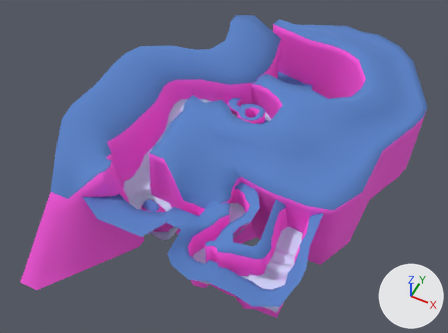
The FBX model SILA/Assets/Meshes/Terrain/NEW/ZoneTuto.FBX, before and after one commit.
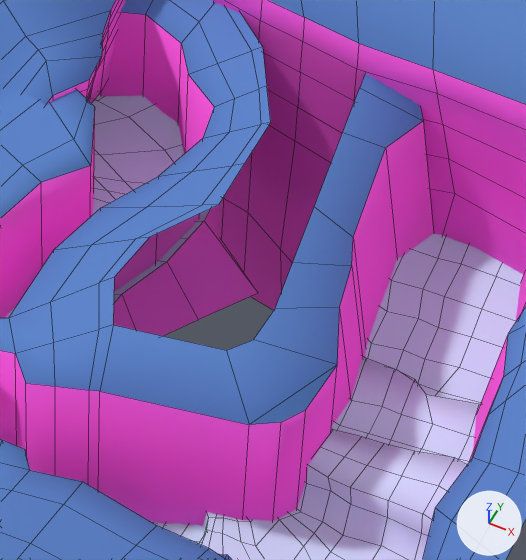
Each version appears first whole from a 50 mm camera at (526.0, -353.0, 381.0) aimed at (379.0, -59.0, 13.0), and next in a close-up on the part from 48% to 68% of the width and 56% to 85% of the height. Arrows for +X, +Y and +Z are at lower right; the lights stay in place. The close-ups show mesh edges as thin lines. Where no turn or scale is listed for an object, it has been applied to the vertices.

In view in the first close-up: 'ZoneTutoSol', 'ZoneTutoSol001'.
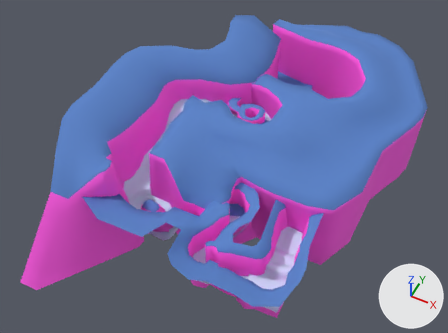
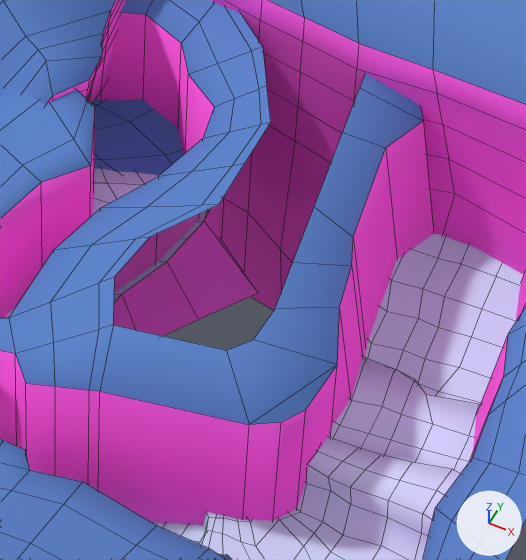
Boxes [x1, y1, x2, y2] around the edits, measured in the close-ups (526 x 560 px; the box of a moved part takes in the faces that stretch with it):
```json
{"object": "ZoneTutoSol", "change": "reshaped", "before": [5, 95, 523, 560], "after": [5, 169, 523, 560]}
{"part": 1, "of": "me_mesh", "change": "added", "after": [91, 98, 183, 175], "on screen": "blue"}
{"part": 2, "of": "me_mesh_001", "change": "cut back", "before": [91, 95, 210, 221], "after": [94, 169, 207, 221]}
{"part": 3, "of": "me_mesh_001", "change": "moved or reshaped", "before": [309, 429, 467, 519], "after": [309, 437, 460, 519]}
```

Edits to the scene script, one JSON object a line:
```json
{"block": "me_mesh_001", "where": "# used by ob_zonetutosol; location = (349.0, -107.6, 8.0)"}
{"block": "me_mesh_001", "where": "# verts and faces of me_mesh_001; kept vertices keep their numbers, new ones are numbered from 975"}
{"block": "me_mesh_001", "where": "# before: 363 (95.0, -20.0, 11.0), 364 (96.0, -21.0, 11.0), 365 (98.0, -21.0, 10.0) at pixel (320, 446), 366 (102.0, -21.0, 10.0) at pixel (344, 456), 367 (104.0, -21.0, 10.0) at pixel (367, 465)"}
{"block": "me_mesh_001", "where": "# before: 368 (109.0, -20.0, 10.0) at pixel (401, 475), 369 (113.0, -20.0, 10.0) at pixel (438, 485), 370 (115.0, -20.0, 10.0), 371 (117.0, -20.0, 10.0), 654 (115.0, -16.0, 10.0)"}
{"block": "me_mesh_001", "where": "# before: 655 (113.0, -15.0, 10.0) at pixel (454, 457), 656 (109.0, -17.0, 10.0) at pixel (414, 451), 657 (105.0, -17.0, 10.0) at pixel (384, 443), 658 (102.0, -18.0, 10.0) at pixel (361, 436), 659 (99.0, -18.0, 10.0) at pixel (333, 429)"}
{"op": "remove", "block": "me_mesh_001", "code": "me_mesh_001.from_pydata(...)  # 975 vertices, 779 faces; spans x -32.0..118.0, y -52.0..109.0, z -7.0..31.0"}
{"op": "add", "block": "me_mesh_001", "code": "me_mesh_001.from_pydata(...)  # 879 vertices, 715 faces; spans x -32.0..118.0, y -52.0..109.0, z -7.0..31.0"}
{"block": "me_mesh_001", "change": "me_mesh_001 part 2"}
{"block": "me_mesh_001", "change": "35 vertices are removed from x 34.0..72.0, y 1.0..19.0, z 7.0..10.0"}
{"block": "me_mesh_001", "change": "31 faces are deleted"}
{"block": "me_mesh_001", "change": "3 vertices move from x 59.0..72.0, y 4.0..15.0, z 7.0..8.0 to x 58.0..64.0, y 5.0..12.0, z 5.0..7.0"}
{"block": "me_mesh_001", "change": "5 vertices are added at (63.0, 7.0, 7.0), (70.0, 11.0, 8.0), (50.0, 4.0, 5.0), (54.0, 9.0, 5.0), (68.0, 14.0, 6.0)"}
{"block": "me_mesh_001", "change": "7 new faces join them"}
{"block": "me_mesh_001", "change": "me_mesh_001 part 3"}
{"op": "add", "block": "me_mesh_001", "code": "for i in [*range(363, 369), 370, 371, 656]: verts[i] += (0.0, -1.0, 0.0)"}
{"op": "add", "block": "me_mesh_001", "code": "verts[369] = (113.0, -20.0, 10.0)  # moved, pixel (436, 490)"}
{"op": "add", "block": "me_mesh_001", "code": "verts[654] = (116.0, -17.0, 10.0)  # moved"}
{"op": "add", "block": "me_mesh_001", "code": "verts[658] = (103.0, -19.0, 10.0)  # moved, pixel (358, 447)"}
{"op": "add", "block": "me_mesh_001", "code": "verts[655] = (113.0, -17.0, 10.0)  # moved, pixel (452, 469)"}
{"op": "add", "block": "me_mesh_001", "code": "verts[657] = (105.0, -19.0, 10.0)  # moved, pixel (381, 454)"}
{"op": "add", "block": "me_mesh_001", "code": "verts[659] = (98.0, -19.0, 10.0)  # moved"}
{"block": "me_mesh", "where": "# used by ob_zonetutosol001; location = (349.0, -107.6, 8.0)"}
{"op": "remove", "block": "me_mesh", "code": "me_mesh.from_pydata(...)  # 2605 vertices, 2224 faces; spans x -75.0..158.0, y -94.0..233.0, z -32.0..64.0"}
{"op": "add", "block": "me_mesh", "code": "me_mesh.from_pydata(...)  # 2680 vertices, 2288 faces; spans x -75.0..158.0, y -94.0..233.0, z -32.0..64.0"}
{"block": "me_mesh", "change": "me_mesh part 1: a new loose piece of 42 vertices spanning x 33.0..72.0, y 1.0..19.0, z -5.0..9.0"}
```
